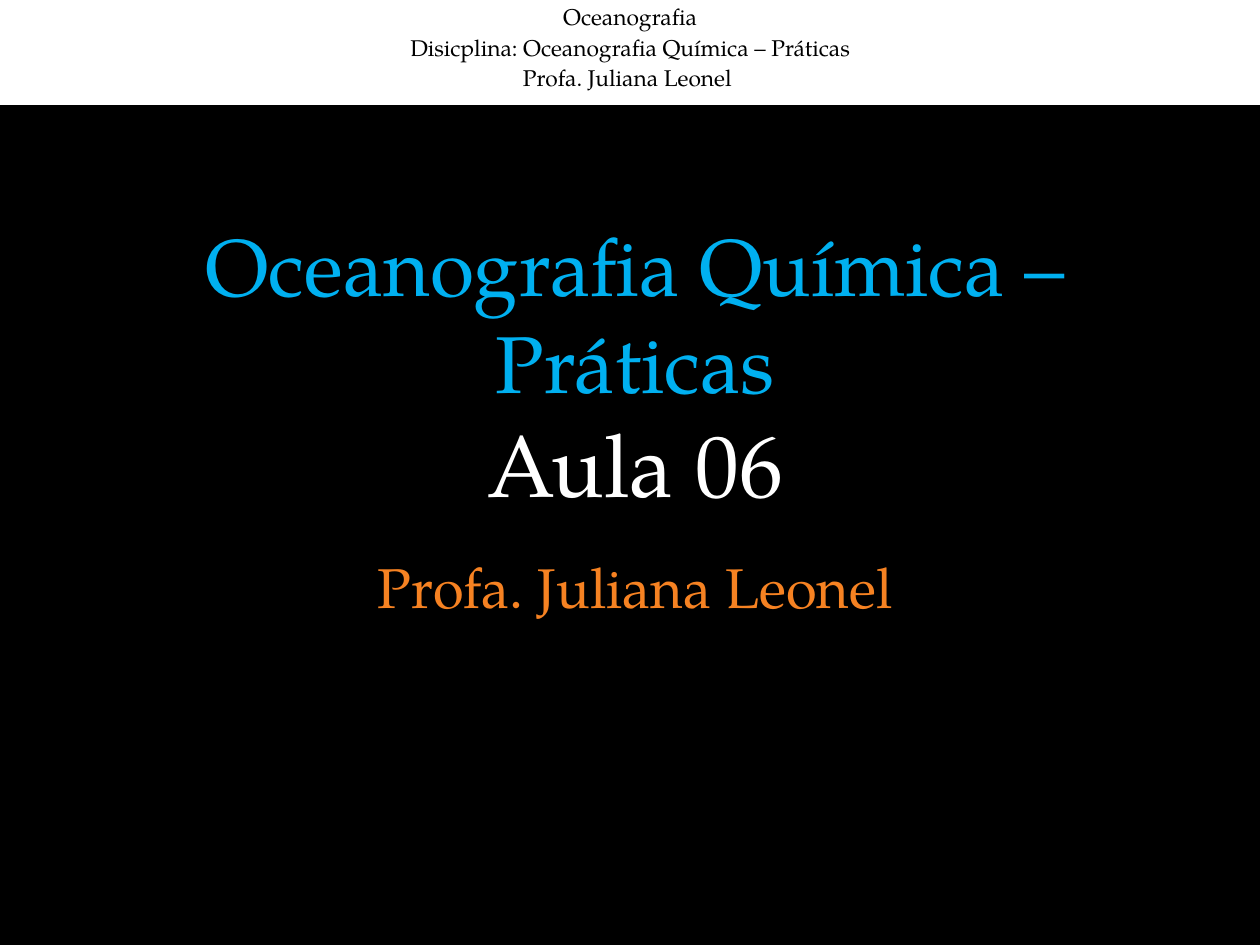
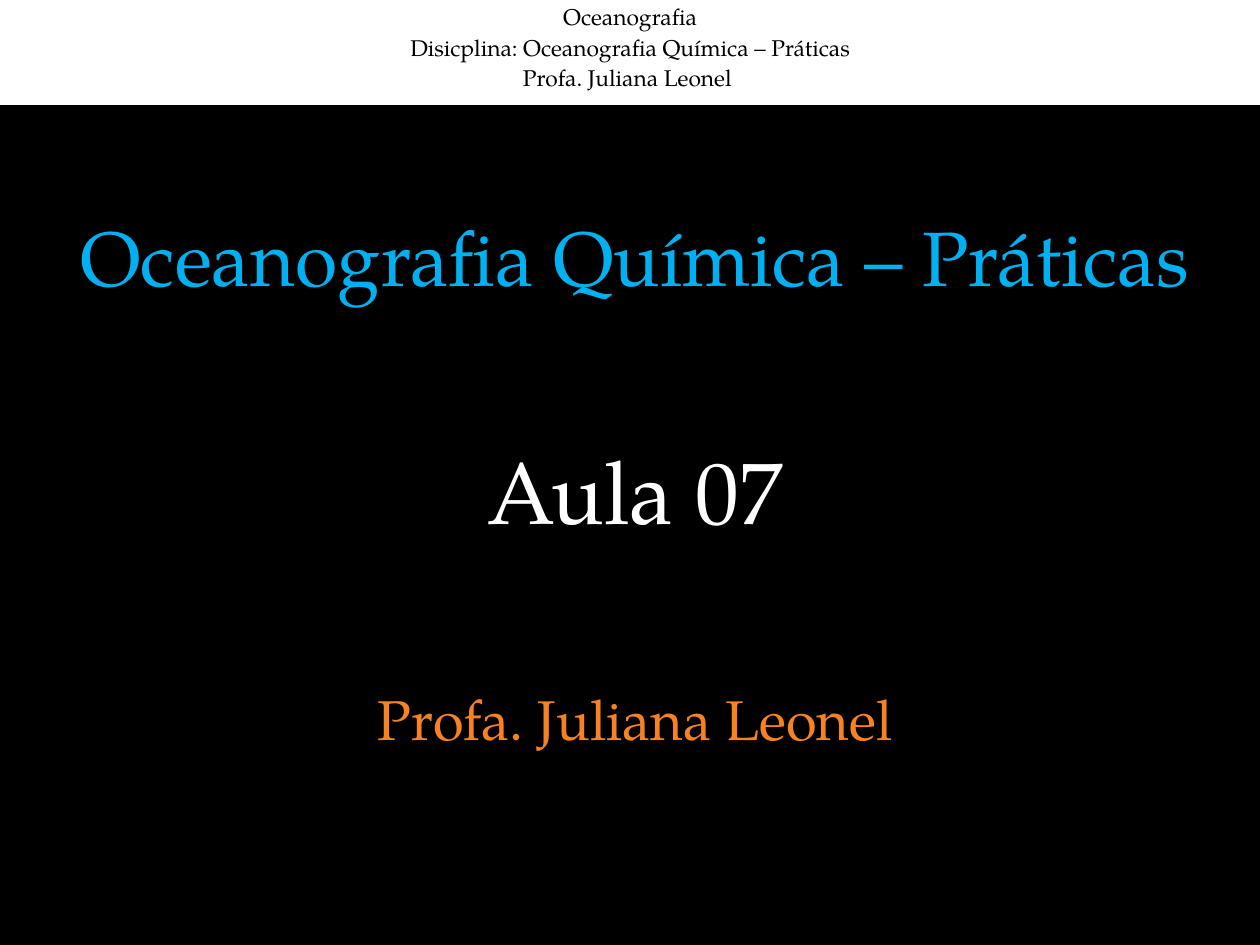
Before and after one commit to juoceano/chemicaloceanography2, a slide deck: slide 1 of classes/OceanoQuimica_Semana06(CC).ppt. Drawn at 1260x945 pixels with LibreOffice and Linux fonts; fonts in the diff are those of the drawing. Boxes give left, top, right and bottom in pixels: in the first picture for what was removed or moved away, otherwise in the second. Text is boxed around its words. In the diff, an @@ line names an element or a change of style, - is before the commit and + after.

```diff
--- a/classes/OceanoQuimica_Semana06(CC).ppt
+++ b/classes/OceanoQuimica_Semana06(CC).ppt
@@ title at [80,230,1189,751]: text changed; size 46 to 44 pt @@
-Oceanografia Química – Práticas
-Aula 06
-Profa. Juliana Leonel
+Oceanografia Química – Práticas
+Aula 07
+Profa. Juliana Leonel
```
Also in this commit, not shown: 4 other slides changed, 15 slides added, 57 slides removed, 3 other files.
